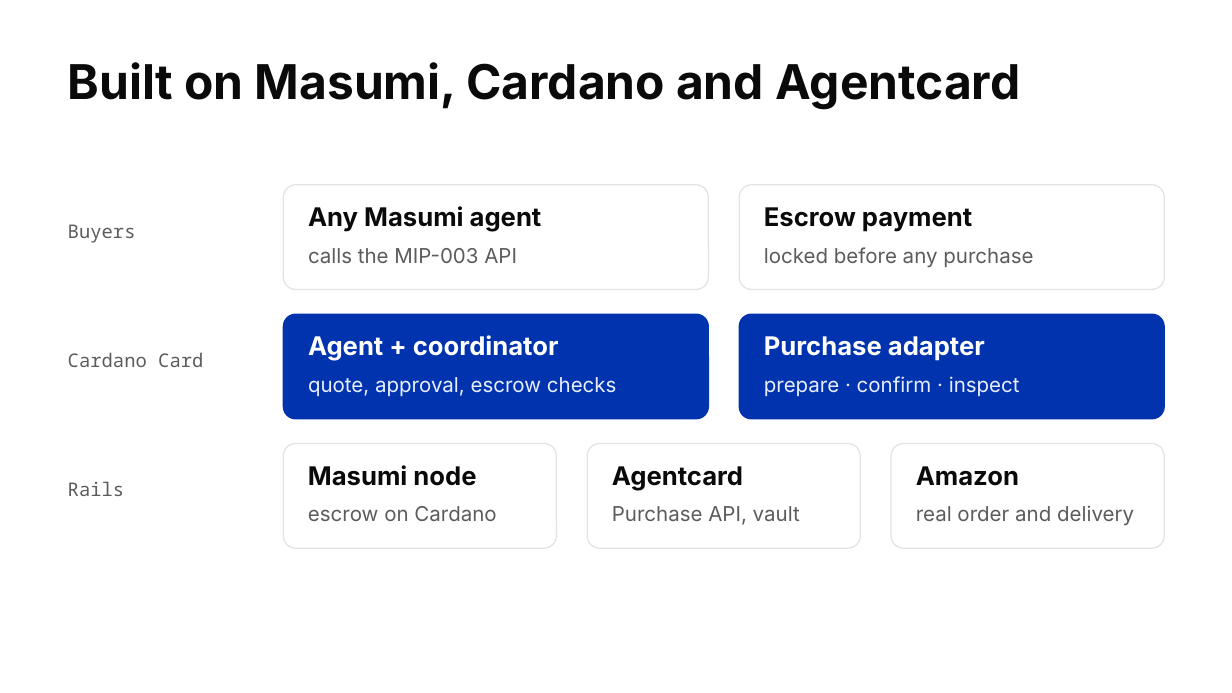
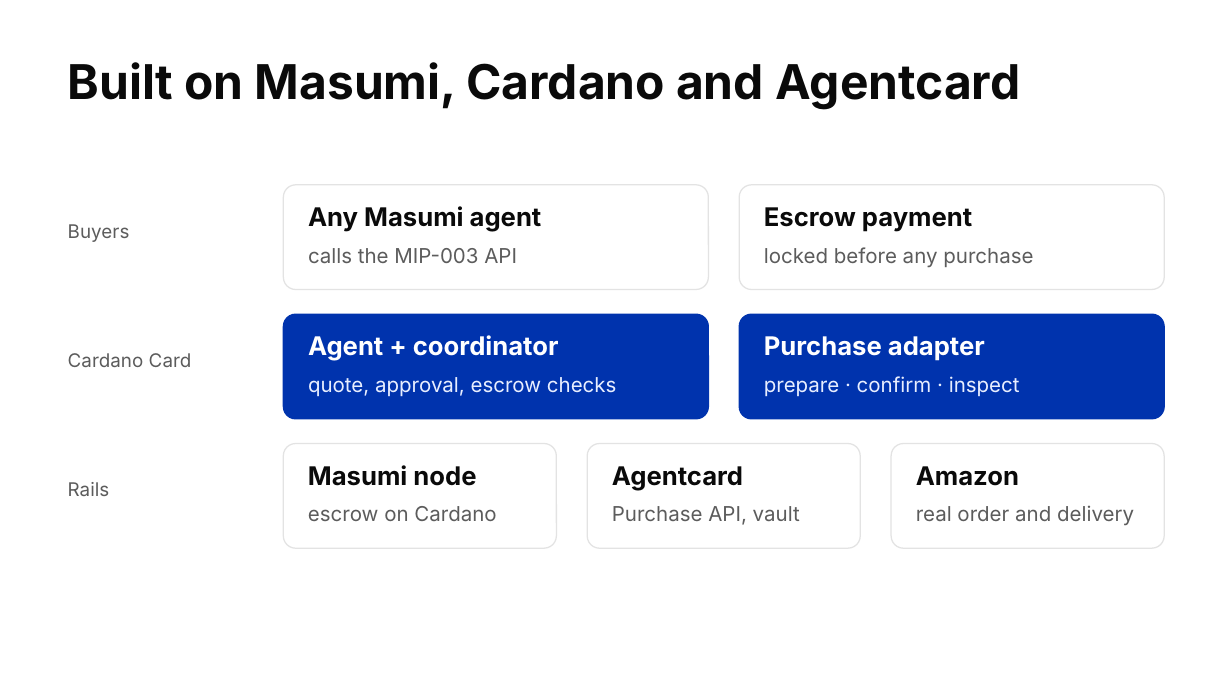
Before and after one commit to masonarditi/cardanocard, a slide deck: slide 6 of demo/slides/cardano-card.pptx. Drawn at 1232x693 pixels with LibreOffice and Linux fonts; fonts in the diff are those of the drawing. Boxes give left, top, right and bottom in pixels: in the first picture for what was removed or moved away, otherwise in the second. Text is boxed around its words. In the diff, an @@ line names an element or a change of style, - is before the commit and + after.

```diff
--- a/demo/slides/cardano-card.pptx
+++ b/demo/slides/cardano-card.pptx
@@ font Noto Sans Mono to Inter in 3 elements at (68,224,130,242), (68,353,192,367), (68,482,110,496) @@
```
Also in this commit, not shown: 3 other slides changed, 7 other files.
